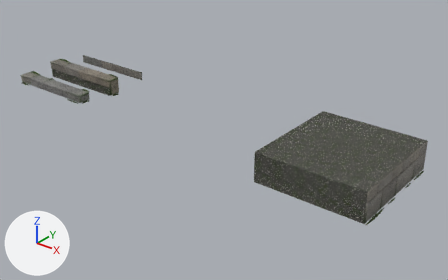
A saved change to the glTF model public/models/stonesteps.glb.
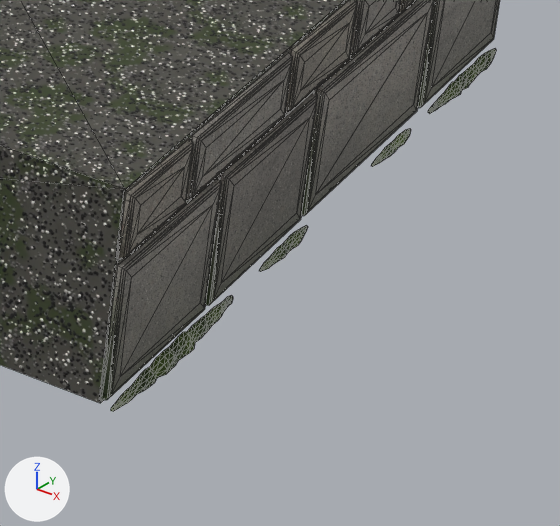
The first picture shows the older version from a camera (50 mm lens) standing at (6.56, -5.11, 2.95) and looking at (2.38, 0.12, -0.3). The close-ups show the older and then the newer version on the part from 78% to 97% of the width and 58% to 87% of the height of that picture. Only the edits that show in the close-ups are written down. The axes (+X, +Y, +Z) are drawn at lower left. The lights are the same throughout. The close-ups show mesh edges as thin lines. Where no turn or scale is listed for an object, it has been applied to the vertices. Vertices at exactly the same position are counted once.

The first close-up shows 'StoneFoot'.
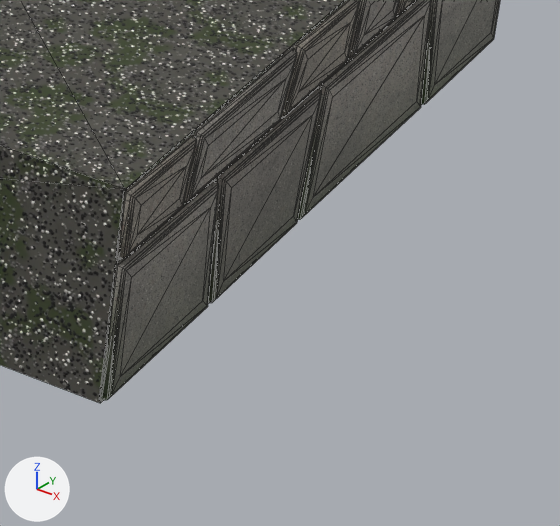
Changed parts and their boxes (x1, y1, x2, y2) in the close-ups (560 x 526 px; the box of a moved part takes in the faces that stretch with it):
'StoneFoot', reshaped: before (0, 0, 500, 411); after (0, 0, 500, 403)
part 1 of me_stonefoot, deleted: before (110, 295, 233, 411)
part 2 of me_stonefoot, deleted: before (428, 48, 496, 113)
part 3 of me_stonefoot, deleted: before (259, 225, 308, 272)
part 4 of me_stonefoot, deleted: before (371, 129, 411, 167)
part 5 of me_stonefoot, moved or reshaped: before (110, 0, 496, 397); after (111, 0, 496, 396)

Diff of the bpy script that builds the scene:
```diff
--- a/public/models/stonesteps.glb.py
+++ b/public/models/stonesteps.glb.py
@@ me_stonefoot @@
 # used by ob_stonefoot; location = (4.0, 0.0, 0.0)
-me_stonefoot.from_pydata(...)  # 753 vertices, 1238 faces; spans x -0.618..0.638, y -0.658..0.658, z -0.176..0.169
+me_stonefoot.from_pydata(...)  # 405 vertices, 694 faces; spans x -0.618..0.617, y -0.658..0.658, z -0.169..0.169
+# me_stonefoot part 1: the loose piece of 137 vertices spanning x 0.618..0.638, y -0.654..-0.284, z -0.176..-0.156 is deleted
+# me_stonefoot part 2: the loose piece of 97 vertices spanning x 0.618..0.635, y 0.395..0.654, z -0.176..-0.159 is deleted
+# me_stonefoot part 3: the loose piece of 62 vertices spanning x 0.618..0.632, y -0.195..-0.037, z -0.176..-0.164 is deleted
+# me_stonefoot part 4: the loose piece of 52 vertices spanning x 0.618..0.63, y 0.188..0.327, z -0.176..-0.165 is deleted
+# me_stonefoot part 5: 191 vertices moved from x 0.602..0.617, y -0.501..0.506, z -0.163..0.163 to x 0.602..0.617, y -0.506..0.511, z -0.163..0.163; 1 vertex removed from x 0.613, y -0.151, z 0.064; 1 vertex added at x 0.614, y -0.182, z 0.064
 me_stonefoot.materials.append(mat_stepstone)
 me_stonefoot.materials.append(mat_steppebble)
-me_stonefoot.materials.append(mat_stepmoss)
```
